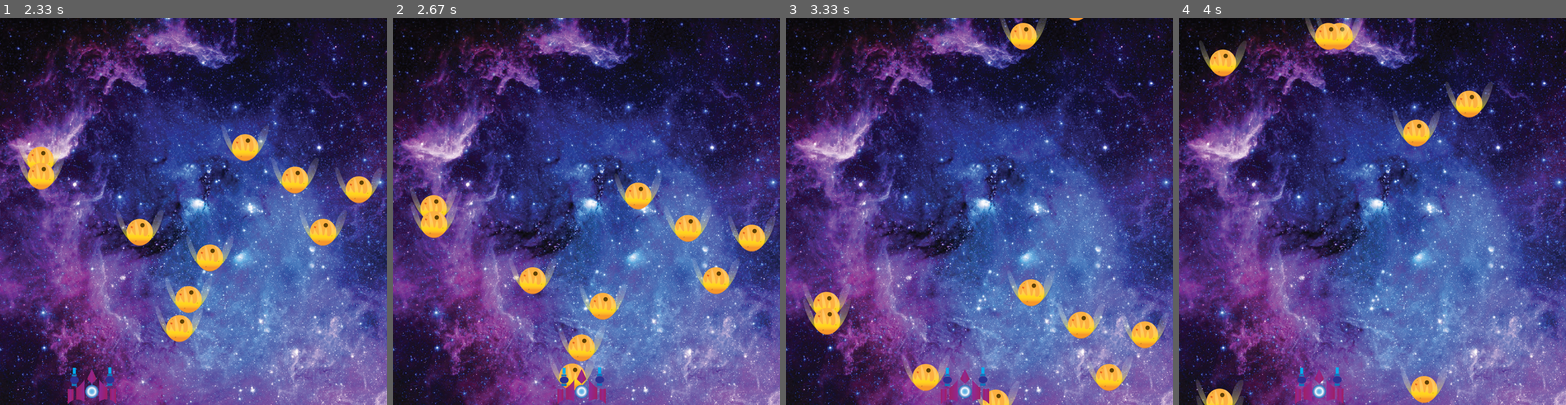
Above: before the commit, frames 1-4 (left to right).
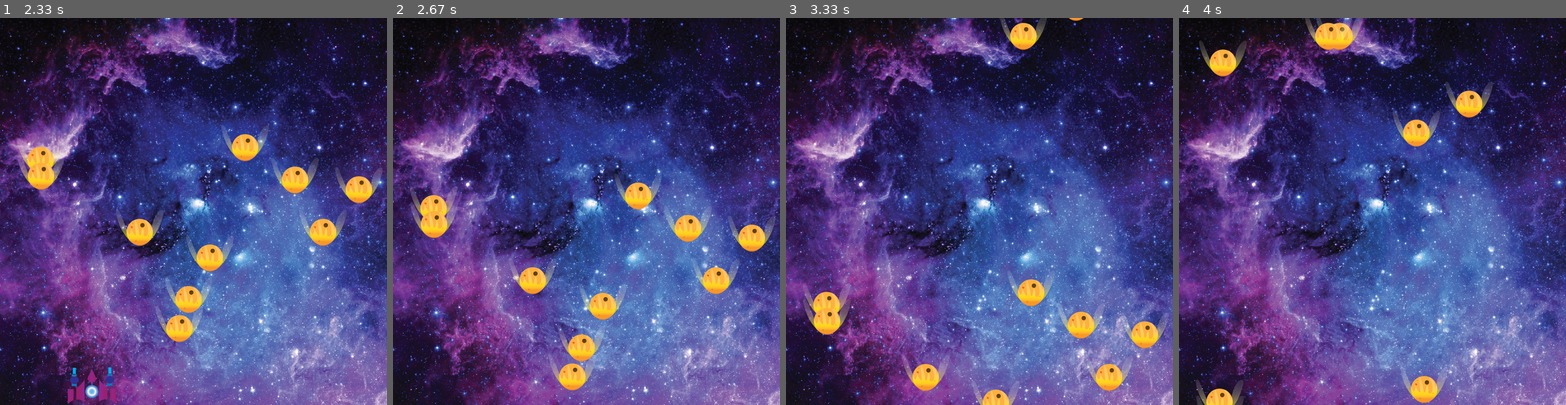
Above: after the commit, the same moments.

Repository: DemiwolfLegend/pygame-fallingMetior
Game: pygame game, started from main.py
Two runs of this game, one before a commit and one after it. Both use one fixed random seed, a clock stepped at 60 frames per second and the inputs below.
Inputs:
- Up to frame 1 (2.33 s): hold Right 0.33-0.8 s; hold Right 0.83-1.3 s; hold Left 1.33-1.87 s; hold Left 1.9-2.3 s
- Up to frame 2 (2.67 s): hold Right from 2.33 s (still down)
- Up to frame 3 (3.33 s): release Right at 2.97 s; hold Left from 3 s (still down)
- Up to frame 4 (4 s): release Left at 3.47 s

Frame 1 is identical in both runs. In frame 2, 0.6% of the frame differs, in the area x 42-55%, y 90-100%; in frame 3, 0.5%; in frame 4, 0.5%.

Commit message:
collison
collison b/w player and boulder make player disappear

Diff:
--- a/main.py
+++ b/main.py
@@ -31,12 +31,21 @@
         self.x = random.randint(0, 700)
         self.y = random.randint(-500, -100)
         self.change = 5
+        self.num = 0
 
     def fall(self):
         self.y += self.change
         if self.y > 800:
             self.x = random.randint(0, 700)
             self.y = -100
+
+    def isColide(self, player):
+        collison = self.y >= 600 and player.y > 0 and (
+            self.x > (player.x-100) and self.x < (player.x+100))
+        if collison:
+            player.y = -600
+            print("Game Over", self.num)
+            self.num += 1
 
     def show(self):
         screen.blit(self.image, (self.x, self.y))
@@ -66,6 +75,7 @@
     player.move()
     for i in range(numFall):
         enemy[i].fall()
+        enemy[i].isColide(player)
         enemy[i].show()
 
     player.show()
